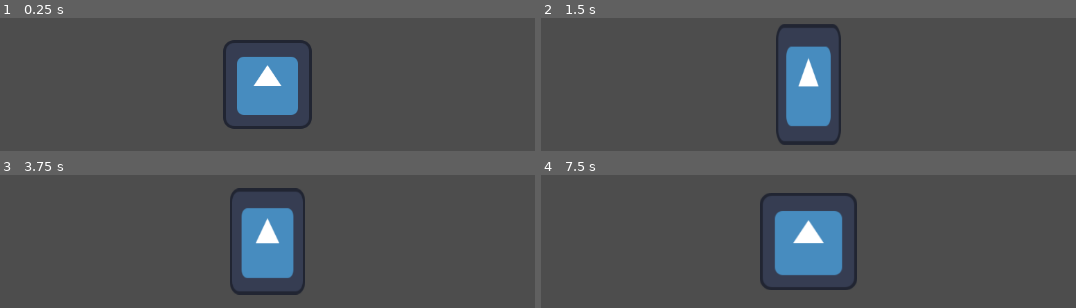
Above: before the commit, frames 1-4 (two rows, left to right).
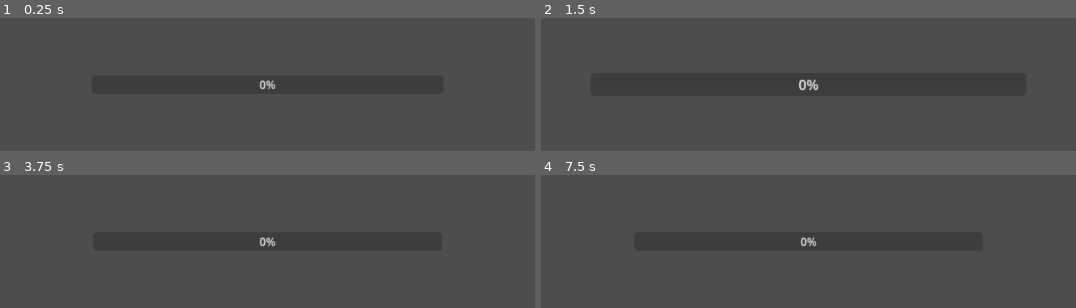
Above: after the commit, the same moments.

Repository: BirdOfAsh/SystemPrototyping
Game: Godot game, scene res://Effect Components/Scenes/effect_test_scene.tscn
Same seed, same stepped clock (60 frames per second), same inputs: the game is played once before the commit and once after it. The project has no main scene, so this scene is started directly. The engine's default icon, where the game draws it, is replaced by a stand-in: a white triangle on a blue panel in a dark square.
Inputs (mouse positions are in pixels of both pictures, inside the frame that each line leads up to):
- Up to frame 1 (0.25 s): no input
- Up to frame 2 (1.5 s): click (808, 84) at 0.52 s; click (808, 84) at 1.27 s
- Up to frame 3 (3.75 s): click (267, 241) at 2.02 s; tap Enter at 2.75 s; move the mouse to (444, 218) at 2.77 s; tap Space at 3.5 s; move the mouse to (107, 264) at 3.52 s
- Up to frame 4 (7.5 s): tap Enter at 4.25, 5.75 s; move the mouse to (outside the picture) at 4.27 s; tap Space at 5, 6.5 s; move the mouse to (outside the picture) at 5.02 s; move the mouse to (outside the picture) at 5.77 s; move the mouse to (outside the picture) at 6.52 s; move the mouse to (845, 241) at 7.27 s

The runs differ from the first frame. In frame 1, 6.3% of the frame differs, in the area x 41-59%, y 16-84%; in frame 2, 6.7%; in frame 3, 6.5%; in frame 4, 7.7%, in the area x 40-60%, y 13-87%.

Commit message:
I forgot to call the function lmao

Diff:
--- a/Effect Components/Scenes/effect_test_scene.tscn
+++ b/Effect Components/Scenes/effect_test_scene.tscn
@@ -2,10 +2,12 @@
 
 [ext_resource type="Script" uid="uid://mbemlabsnfms" path="res://Effect Components/Scripts/Effects/button_effect.gd" id="2_en1hb"]
 [ext_resource type="Texture2D" uid="uid://dmq8bdbng4qog" path="res://icon.svg" id="2_p3a1m"]
+[ext_resource type="Script" uid="uid://c0eq70gyg7rhf" path="res://Effect Components/Scripts/Effects/control_node_effect.gd" id="3_en1hb"]
 
 [node name="EffectTestScene" type="Node" unique_id=1437132771]
 
 [node name="Control" type="Control" parent="." unique_id=738570213]
+visible = false
 layout_mode = 3
 anchors_preset = 8
 anchor_left = 0.5
@@ -76,3 +78,27 @@
 ease_type = 2
 tween_duration = 0.2
 metadata/_custom_type_script = "uid://mbemlabsnfms"
+
+[node name="ProgressBar" type="ProgressBar" parent="." unique_id=812946199]
+anchors_preset = 8
+anchor_left = 0.5
+anchor_top = 0.5
+anchor_right = 0.5
+anchor_bottom = 0.5
+offset_left = -251.5
+offset_top = -13.5
+offset_right = 251.5
+offset_bottom = 13.5
+grow_horizontal = 2
+grow_vertical = 2
+pivot_offset_ratio = Vector2(0.5, 0.5)
+
+[node name="ControlNodeEffect" type="Node" parent="ProgressBar" unique_id=1318469197 node_paths=PackedStringArray("affected_node")]
+script = ExtResource("3_en1hb")
+affected_node = NodePath("..")
+end_scale = Vector2(1.5, 1.5)
+reset_on_completion = true
+autostart = true
+trans_type = 5
+ease_type = 2
+metadata/_custom_type_script = "uid://c0eq70gyg7rhf"
--- a/Effect Components/Scripts/Effects/button_effect.gd
+++ b/Effect Components/Scripts/Effects/button_effect.gd
@@ -21,7 +21,6 @@
 
 
 func setup_button_signal() -> void:
-	set_original_values()
 	match button_effect_type:
 		0:
 			affected_node.mouse_entered.connect(do_tween)
--- a/Effect Components/Scripts/Effects/control_node_effect.gd
+++ b/Effect Components/Scripts/Effects/control_node_effect.gd
@@ -15,6 +15,7 @@
 		do_tween()
 	# Sets the pivot offset to be the center of the control node
 	affected_node.pivot_offset_ratio = Vector2(0.5, 0.5)
+	set_original_values()
 
 
 func do_tween() -> void:
--- a/Effect Components/Scripts/Effects/node2D_effect.gd
+++ b/Effect Components/Scripts/Effects/node2D_effect.gd
@@ -14,6 +14,8 @@
 	# Start effect if autostart is enabled
 	if autostart:
 		do_tween()
+
+	set_original_values()
 
 
 func do_tween() -> void:
